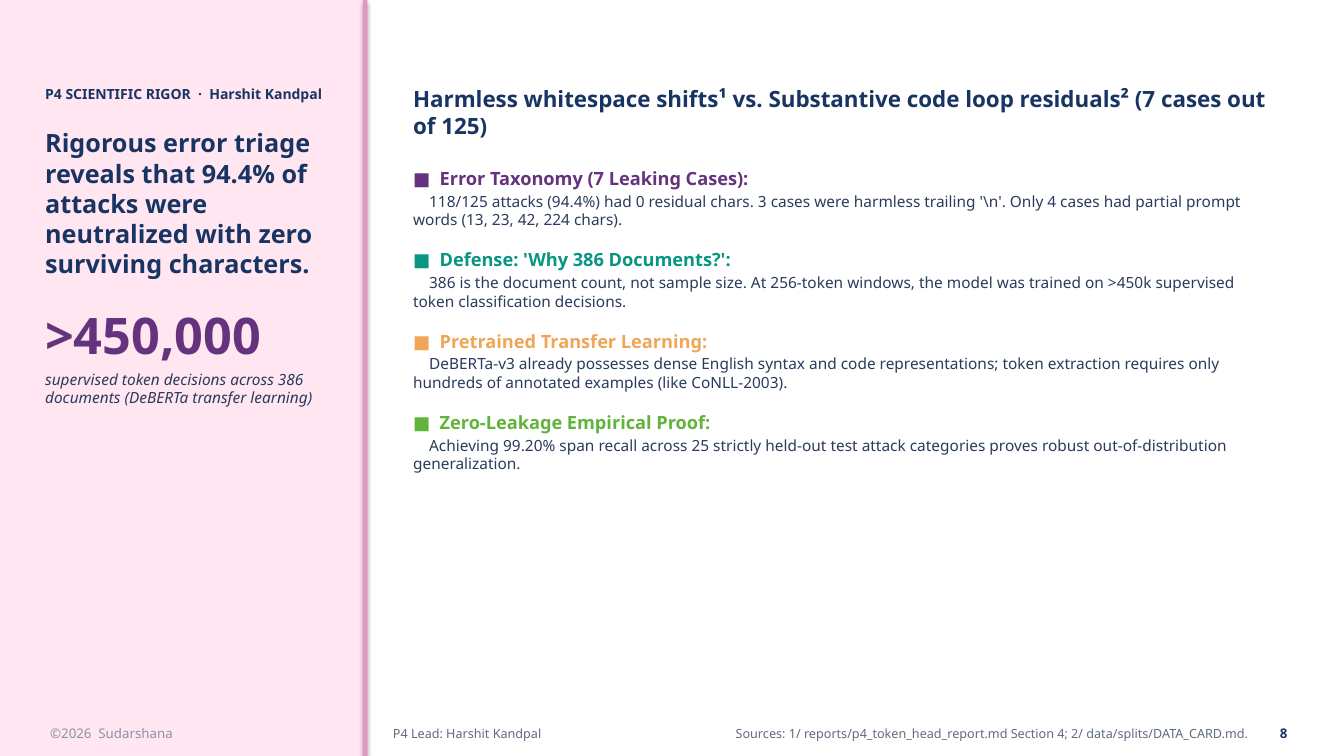
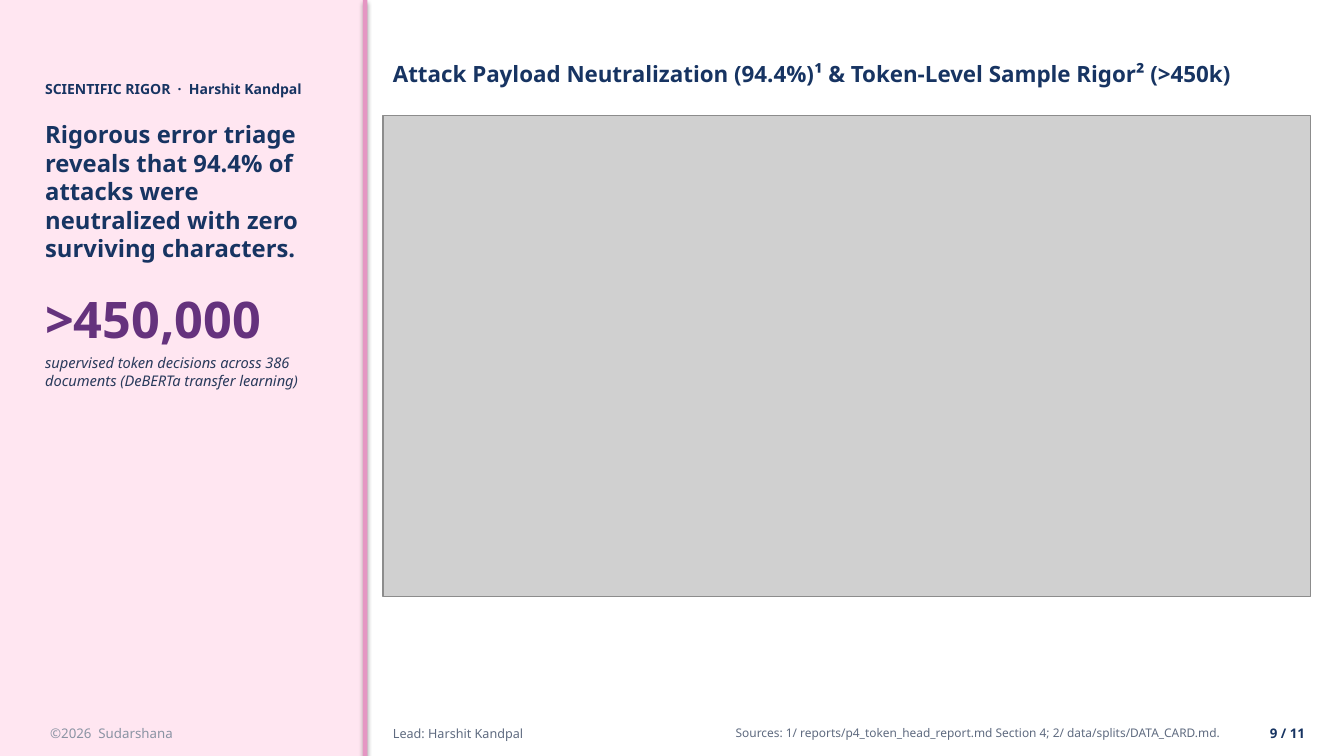
Before and after one commit to HarK-github/Sudarshana, a slide deck: slide 9 of reports/Sudarshana_a16z_Presentation.pptx (slide 8 before the commit). Drawn at 1344x756 pixels with LibreOffice and Linux fonts; fonts in the diff are those of the drawing; grey boxes stand for pictures. Boxes give left, top, right and bottom in pixels: in the first picture for what was removed or moved away, otherwise in the second. Text is boxed around its words. In the diff, an @@ line names an element or a change of style, - is before the commit and + after.

Commit message:
feat(slides): clean chart-only exhibit layouts across Harshit's slides with zero lingering text

```diff
--- a/reports/Sudarshana_a16z_Presentation.pptx
+++ b/reports/Sudarshana_a16z_Presentation.pptx
@@ text at (45, 83, 301, 98): text changed @@
-P4 SCIENTIFIC RIGOR · Harshit Kandpal
+SCIENTIFIC RIGOR · Harshit Kandpal
@@ text added at (393, 63, 1230, 88), 16 pt, text #173462, bold @@
+Attack Payload Neutralization (94.4%)¹ & Token-Level Sample Rigor² (>450k)
@@ text removed at (413, 88, 1265, 473) @@
-Harmless whitespace shifts¹ vs. Substantive code loop residuals² (7 cases out of 125)
-■ Error Taxonomy (7 Leaking Cases):
-118/125 attacks (94.4%) had 0 residual chars. 3 cases were harmless trailing '\n'. Only 4 cases had partial prompt words (13, 23, 42, 224 chars).
-■ Defense: 'Why 386 Documents?':
-386 is the document count, not sample size. At 256-token windows, the model was trained on >450k supervised token classification decisions.
-■ Pretrained Transfer Learning:
-DeBERTa-v3 already possesses dense English syntax and code representations; token extraction requires only hundreds of annotated examples (like CoNLL-2003).
-■ Zero-Leakage Empirical Proof:
-Achieving 99.20% span recall across 25 strictly held-out test attack categories proves robust out-of-distribution generalization.
@@ picture added at (383, 116, 1311, 597) @@
@@ text at (45, 125, 298, 390): size 18 to 17 pt in "Rigorous error triage reveals that 94.4% of ..."; size 11 to 10.5 pt in "supervised token decisions across 386 documents (DeBERTa ..." @@
@@ text at (393, 728, 524, 741): text changed @@
-P4 Lead: Harshit Kandpal
+Lead: Harshit Kandpal
@@ text "Sources: 1/ reports/p4_token_head_report.md Section 4; ..." at (736, 728, 1220, 740): size 9 to 8.5 pt @@
@@ text added at (1270, 728, 1305, 738), 9.5 pt, text #173462, bold @@
+9 / 11
@@ text removed at (1280, 728, 1288, 738) @@
-8
```
Also in this commit, not shown: 9 other slides changed, 1 slide added, 10 other files.
